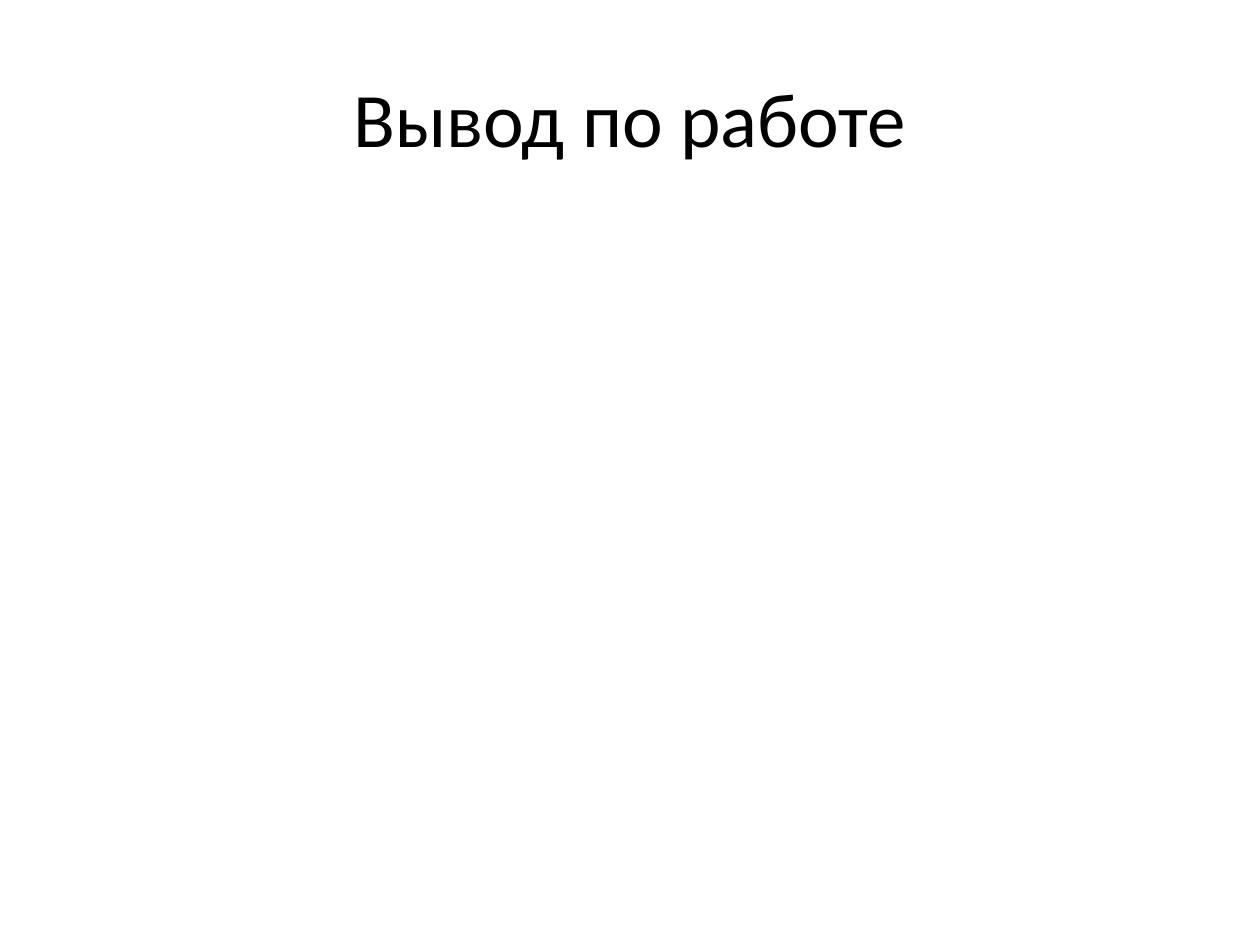
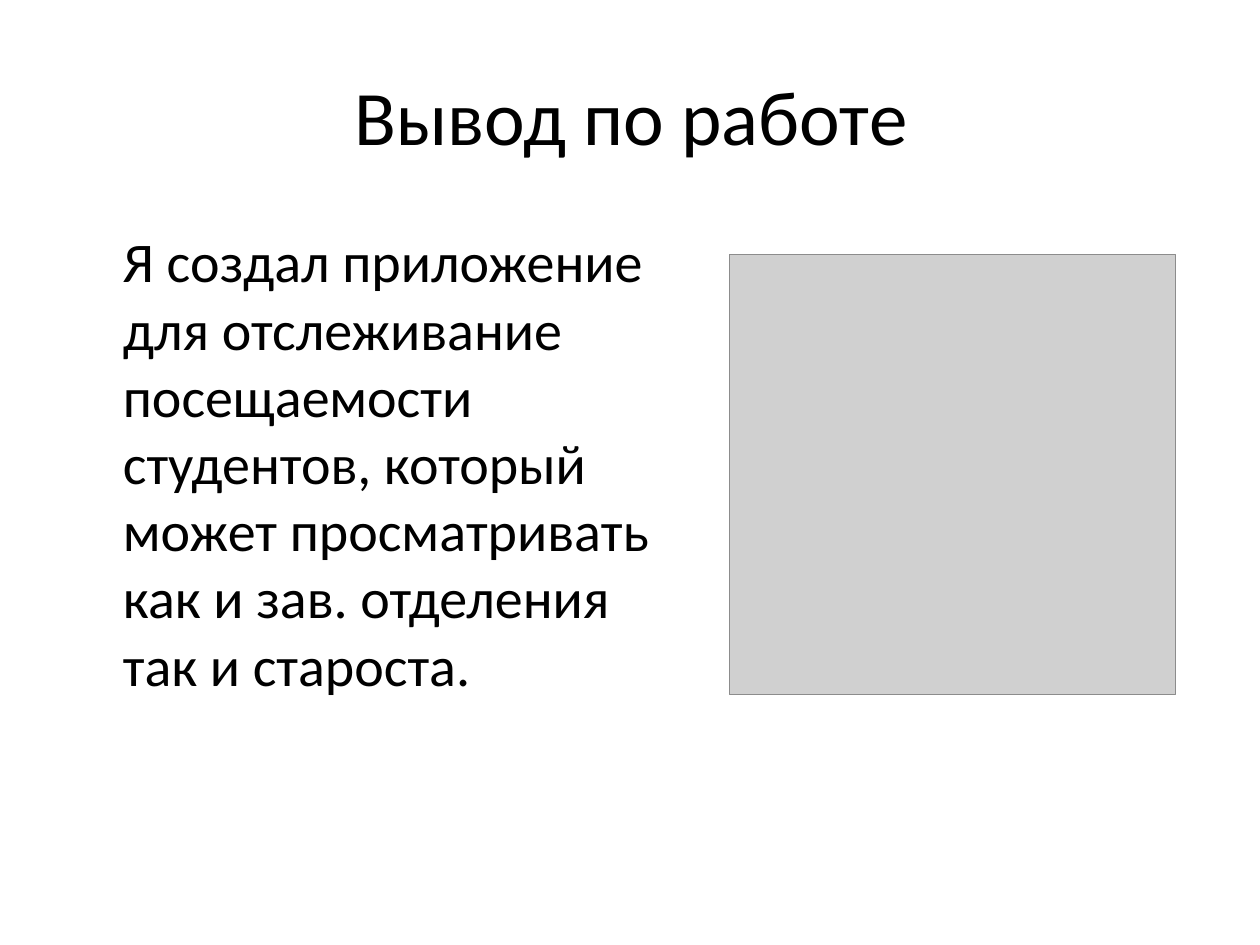
Before and after one commit to EnotikEk/UP_ISP223A, a slide deck: slide 10 of уп.pptx (slide 6 before the commit). Drawn at 1260x945 pixels with LibreOffice and Linux fonts; fonts in the diff are those of the drawing; grey boxes stand for pictures. Boxes give left, top, right and bottom in pixels: in the first picture for what was removed or moved away, otherwise in the second. Text is boxed around its words. In the diff, an @@ line names an element or a change of style, - is before the commit and + after.

```diff
--- a/уп.pptx
+++ b/уп.pptx
@@ text added at [123,246,649,695], 32 pt, text #000000 @@
+Я создал приложение для отслеживание посещаемости студентов, который может просматривать как и зав. отделения так и староста.
@@ picture added at [730,255,1176,694] @@
```
Also in this commit, not shown: 3 other slides changed, 4 slides added.
